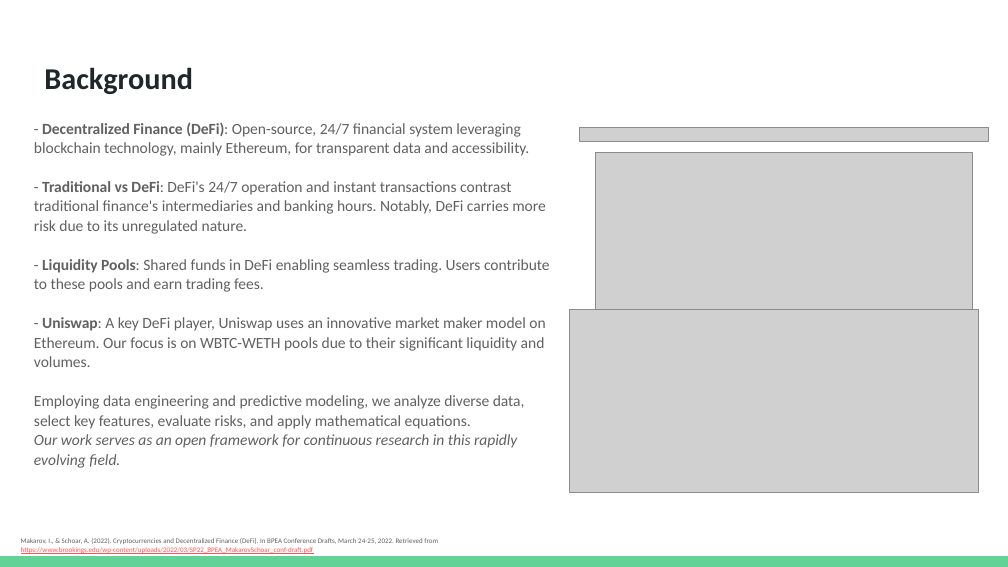
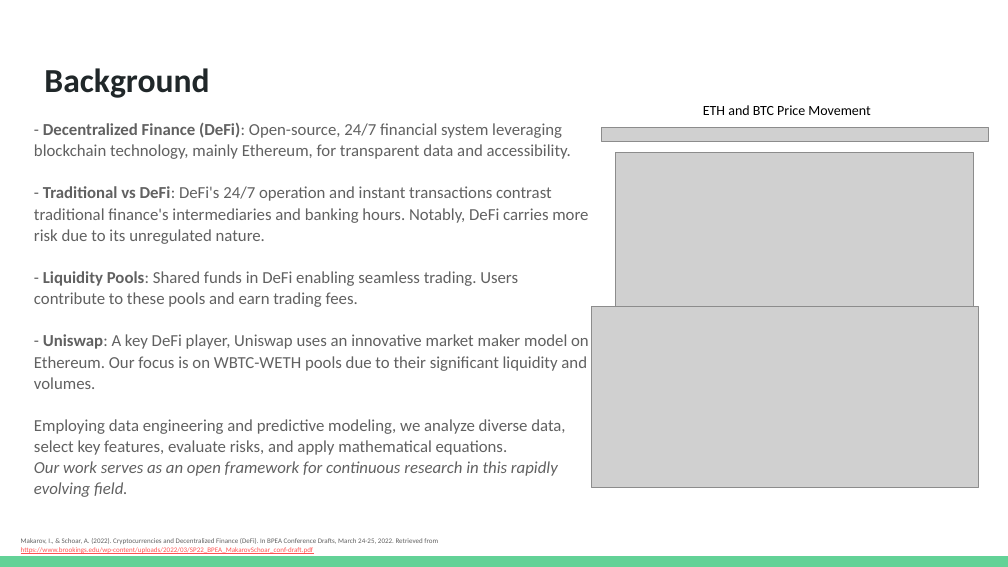
Before and after one commit to datagero/defi-liquidity-events-effect, a slide deck: slide 2 of Final Presentation Slides/Team 111 Presentation Slides.pptx. Drawn at 1008x567 pixels with LibreOffice and Linux fonts; fonts in the diff are those of the drawing; grey boxes stand for pictures. Boxes give left, top, right and bottom in pixels: in the first picture for what was removed or moved away, otherwise in the second. Text is boxed around its words. In the diff, an @@ line names an element or a change of style, - is before the commit and + after.

```diff
--- a/Final Presentation Slides/Team 111 Presentation Slides.pptx
+++ b/Final Presentation Slides/Team 111 Presentation Slides.pptx
@@ title "Background" at [44, 68, 209, 98]: size 21.6 to 24 pt @@
@@ text "- Decentralized Finance (DeFi): Open-source, ..." at [34, 123, 589, 497]: size 11.1 to 12 pt @@
@@ text added at [703, 105, 870, 115], 10 pt, text #000000 @@
+ETH and BTC Price Movement
@@ picture: place and size @@
-picture at [580, 128, 988, 142]
+picture at [601, 128, 988, 141]
@@ picture: place and size @@
-picture at [596, 153, 973, 319]
+picture at [616, 152, 974, 314]
@@ picture: place and size @@
-picture at [570, 309, 978, 493]
+picture at [592, 306, 979, 487]
```
Also in this commit, not shown: 14 other slides changed, 1 slide removed, 3 other files.
